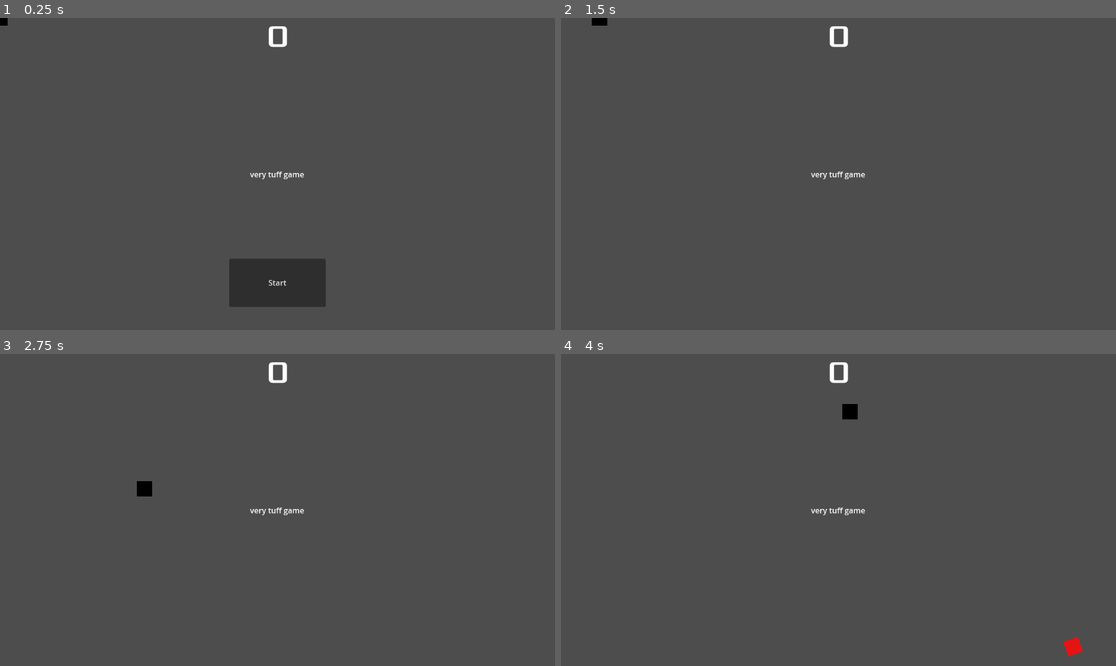
Above: before the commit, frames 1-4 (two rows, left to right).
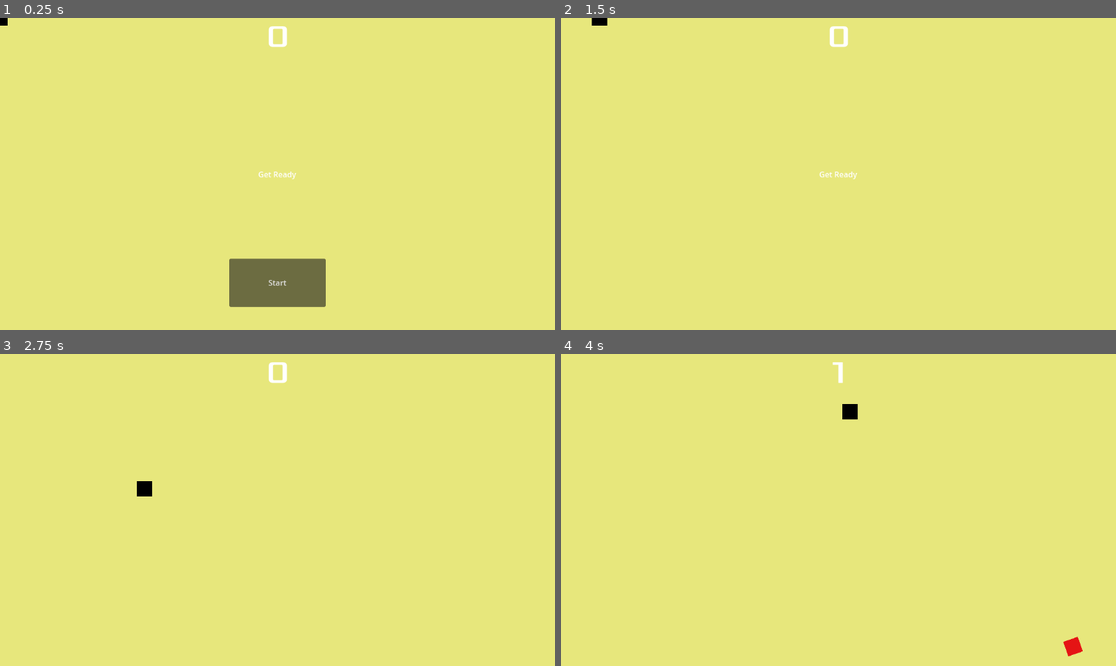
Above: after the commit, the same moments.

Repository: TitledGames/Microwave-Man
Game: Godot game, scene res://main.tscn
The game is run twice, just before and just after one commit, with the same random seed, the same clock (stepped at 60 frames per second) and the same inputs.
Inputs:
- Up to frame 1 (0.25 s): no input
- Up to frame 2 (1.5 s): click "Start" at 0.5 s; tap Enter at 1.25 s; hold Right (move_right) from 1.28 s (still down)
- Up to frame 3 (2.75 s): release Right (move_right) at 2.03 s; hold Down (move_down) from 2.03 s (still down)
- Up to frame 4 (4 s): release Down (move_down) at 2.78 s; hold Right (move_right) 2.78-3.53 s; hold Up (move_up) from 3.53 s (still down)

The runs differ from the first frame. In frame 1, 100% of the frame differs, in the area x 0-100%, y 0-100%; in frame 2, 100%; in frame 3, 100%; in frame 4, 100%.

Commit message:
nice gui

Diff:
--- a/main.gd
+++ b/main.gd
@@ -15,15 +15,18 @@
 
 
 func game_over() -> void:
-
 	$ScoreTimer.stop()
 	$MobTimer.stop()
+	$HUD.show_game_over()
 	pass # Replace with function body.
 
 func new_game():
 	score = 0
 	$Player.start($StartPosition.position)
 	$StartTimer.start()
+	$HUD.update_score(score)
+	$HUD.show_message("Get Ready")
+	get_tree().call_group("mobs", "queue_free")
 
 
 
@@ -51,6 +54,7 @@
 
 func _on_score_timer_timeout() -> void:
 	score += 1
+	$HUD.update_score(score)
 	pass # Replace with function body.
 
 
--- a/main.tscn
+++ b/main.tscn
@@ -14,6 +14,14 @@
 [node name="Main" type="Node"]
 script = ExtResource("1_0xm2m")
 mob_scene = ExtResource("2_h2yge")
+
+[node name="ColorRect" type="ColorRect" parent="."]
+anchors_preset = 15
+anchor_right = 1.0
+anchor_bottom = 1.0
+grow_horizontal = 2
+grow_vertical = 2
+color = Color(0.906954, 0.9045192, 0.48659497, 1)
 
 [node name="Player" parent="." instance=ExtResource("1_ig7tw")]
 
--- a/mob.tscn
+++ b/mob.tscn
@@ -17,7 +17,7 @@
 [sub_resource type="RectangleShape2D" id="RectangleShape2D_dy6sc"]
 size = Vector2(32, 32)
 
-[node name="Mob" type="RigidBody2D"]
+[node name="Mob" type="RigidBody2D" groups=["mobs"]]
 collision_mask = 0
 gravity_scale = 0.0
 script = ExtResource("1_nokgg")
